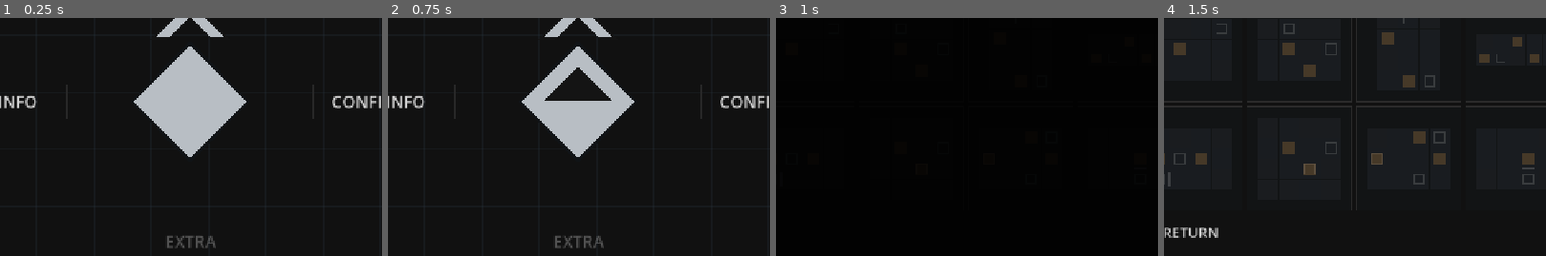
Above: before the commit, frames 1-4 (left to right).
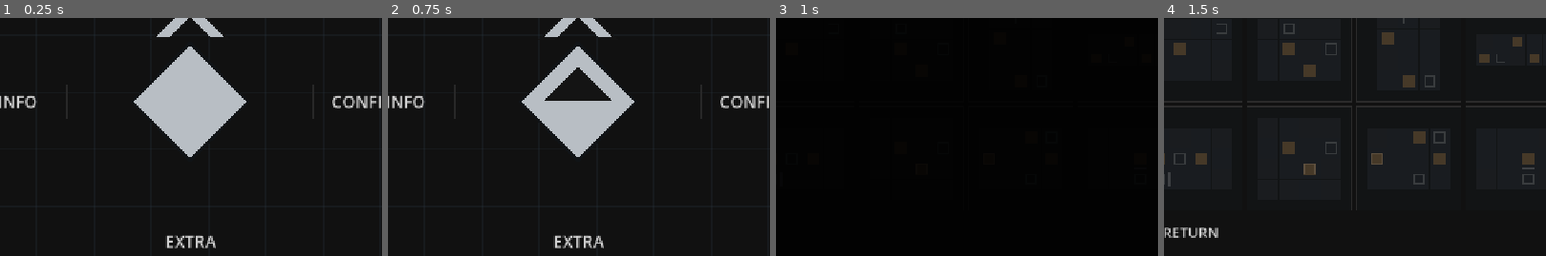
Above: after the commit, the same moments.

Repository: Periodev/DIR_03
Game: Godot game, scene res://scenes/title_screen.tscn
Same seed, same stepped clock (60 frames per second), same inputs: the game is played once before the commit and once after it. Sound files missing from this copy of the repository are replaced by a short silence.
Inputs (mouse positions are % of the whole screen's width and height, from its top left):
- Up to frame 1 (0.25 s): no input
- Up to frame 2 (0.75 s): tap Enter at 0.5 s; move the mouse to (72, 45) at 0.52 s; hold Right (move_right) from 0.53 s (still down); hold X (install_vector) from 0.53 s (still down); click (72, 45) at 0.67 s
- Up to frame 3 (1 s): keep holding Right (move_right); keep holding X (install_vector)
- Up to frame 4 (1.5 s): move the mouse to (30, 55) at 1.27 s; release Right (move_right) at 1.28 s; release X (install_vector) at 1.28 s; hold Down (move_down) from 1.28 s (still down); tap Space (trigger_vector) at 1.35 s
The pictures show only the part of the screen within x 25-75%, y 32-82%; the shares and areas given below are measured in that part.

The runs differ from the first frame. In frame 1, 0.4% of the frame differs, in the area x 43-57%, y 91-97%; in frame 2, 0.4%; in frame 3, nothing differs; in frame 4, nothing differs.

Commit message:
Open DIR Arcade and refine title info

Diff:
--- a/scripts/title_screen.gd
+++ b/scripts/title_screen.gd
@@ -131,10 +131,6 @@
 			play_confirm_feedback()
 			play_config_action(leave_info)
 		return
-	if is_unlock_extra_key(event):
-		Campaign.unlock_all_levels()
-		queue_redraw()
-		return
 	if menu_mode == MenuMode.CONFIG:
 		handle_config_input(event)
 		return
@@ -537,23 +533,7 @@
 	return key_event.pressed and key_event.keycode == KEY_ESCAPE
 
 
-func is_unlock_extra_key(event: InputEvent) -> bool:
-	if not event is InputEventKey:
-		return false
-	var key_event: InputEventKey = event
-	return key_event.pressed and not key_event.echo and key_event.keycode == KEY_F2
-
-
 func extra_unlocked() -> bool:
-	if Campaign.all_levels_unlocked:
-		return true
-	for area_value in Campaign.AREAS.values():
-		var area: Dictionary = area_value
-		var levels: Array = area["levels"]
-		for level_value in levels:
-			var level: Dictionary = level_value
-			if not Campaign.is_completed(String(level["id"])):
-				return false
 	return true
 
 
@@ -707,11 +687,18 @@
 
 func info_lines() -> Array[Dictionary]:
 	return [
-		{"text": "A PUZZLE ABOUT MOVING DIRECTIONS", "size": 20, "color": palette["text"]},
-		{"text": "BUILT WITH GODOT ENGINE", "size": 20, "color": palette["text_dim"]},
-		{"text": "USES KENNEY'S UI AND SOUND ASSETS", "size": 20, "color": palette["text_dim"]},
-		{"text": "ADDITIONAL SOUNDS FROM PIXABAY", "size": 20, "color": palette["text_dim"]},
-		{"text": "PROTOTYPE BUILD", "size": 20, "color": palette["text_dim"]},
+		{"text": "DIR", "size": 24, "color": palette["text_hi"]},
+		{"text": "A PUZZLE ABOUT MOVING DIRECTIONS.", "size": 18, "color": palette["text"]},
+		{"text": "DIRECTION IS A RESOURCE YOU CAN", "size": 18, "color": palette["text"]},
+		{"text": "CREATE, STORE, TRANSFER, AND RELEASE.", "size": 18, "color": palette["text"]},
+		{"text": "EXTRA / ARCADE", "size": 24, "color": palette["text_hi"]},
+		{"text": "AN EARLIER FORM OF DIR.", "size": 18, "color": palette["text"]},
+		{"text": "A SCORE-DRIVEN ARCADE EXPERIMENT", "size": 18, "color": palette["text"]},
+		{"text": "THAT EVOLVED ALONG A DIFFERENT PATH.", "size": 18, "color": palette["text"]},
+		{"text": "CREDITS", "size": 24, "color": palette["text_hi"]},
+		{"text": "BUILT WITH GODOT ENGINE.", "size": 16, "color": palette["text_dim"]},
+		{"text": "UI AND SOUND ASSETS BY KENNEY.", "size": 16, "color": palette["text_dim"]},
+		{"text": "ADDITIONAL SOUNDS FROM PIXABAY.", "size": 16, "color": palette["text_dim"]},
 	]
 
 func info_text_block_height(lines: Array[Dictionary]) -> float:
Not shown, changed: tools/verify_v11_static.ps1
